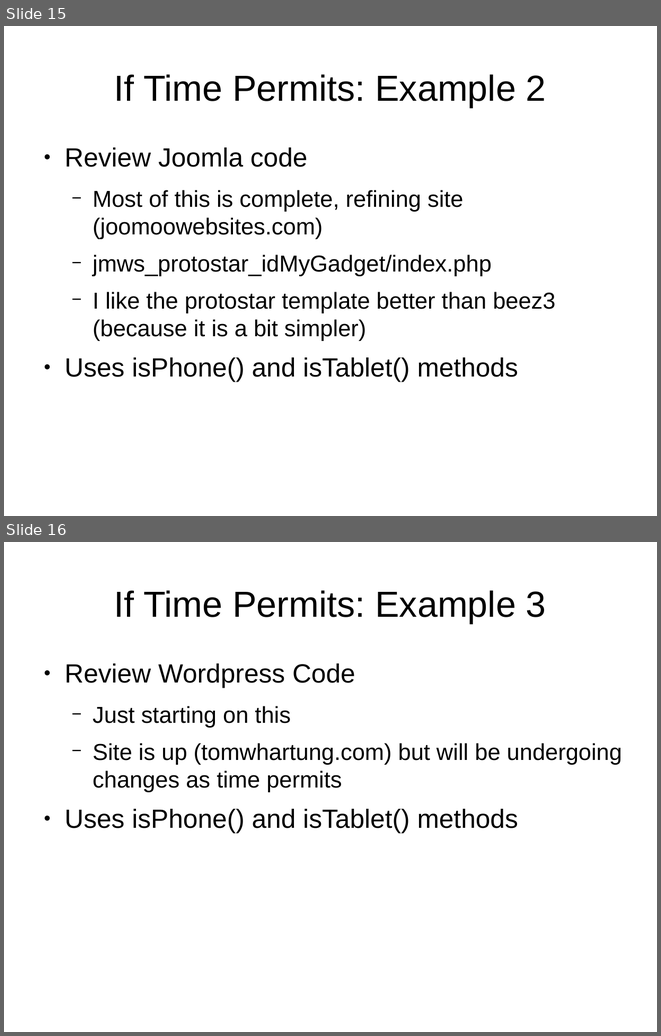
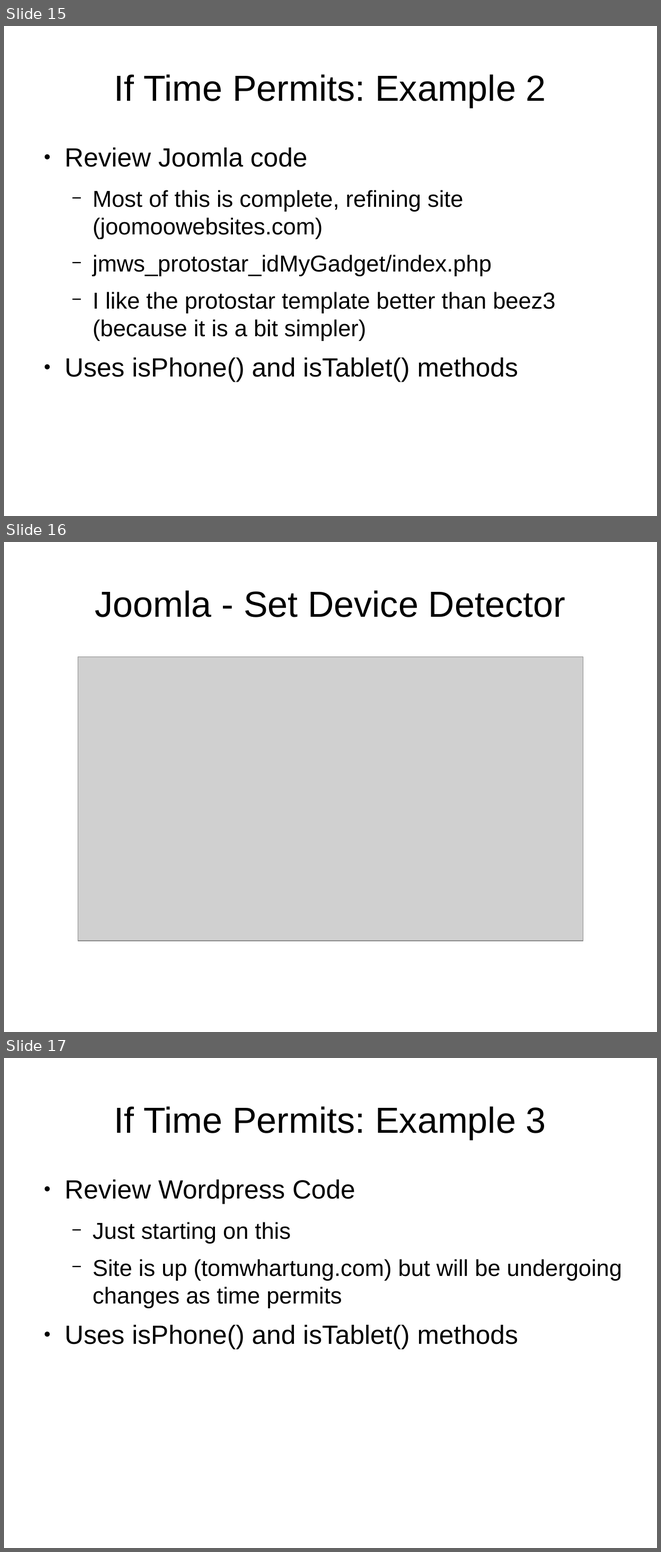
Before and after one commit to tomwhartung/jmws_accoutrements, a slide deck: presentations/2015_08-FRPUG/Device_Detection_PHP.odp. Shown one above the other, each under a label of ours: slides 15 and 16 before the commit, slides 15, 16 and 17 after it. The pictures are 661x1036 and 661x1552 pixels, drawn with LibreOffice and Linux fonts; fonts in the diff are those of the drawing; grey boxes stand for pictures. Boxes give left, top, right and bottom in pixels: in the first picture for what was removed or moved away, otherwise in the second. Text is boxed around its words. In the diff, an @@ line names an element or a change of style, - is before the commit and + after.

```diff
--- a/presentations/2015_08-FRPUG/Device_Detection_PHP.odp
+++ b/presentations/2015_08-FRPUG/Device_Detection_PHP.odp
@@ slide 16 added at (4, 542, 657, 1032), background #FFFFFF @@
@@ title added at (95, 590, 565, 617), 44 pt, text #000000 @@
+Joomla - Set Device Detector
@@ picture added at (78, 656, 583, 940) @@
@@ what was slide 16 is now slide 17 @@
```
Also in this commit, not shown: 1 other file.
